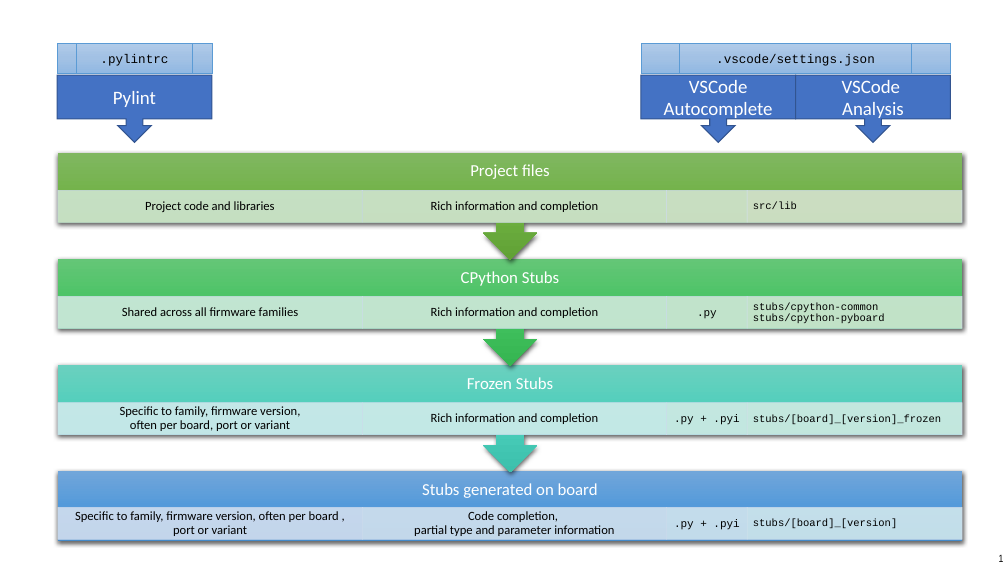
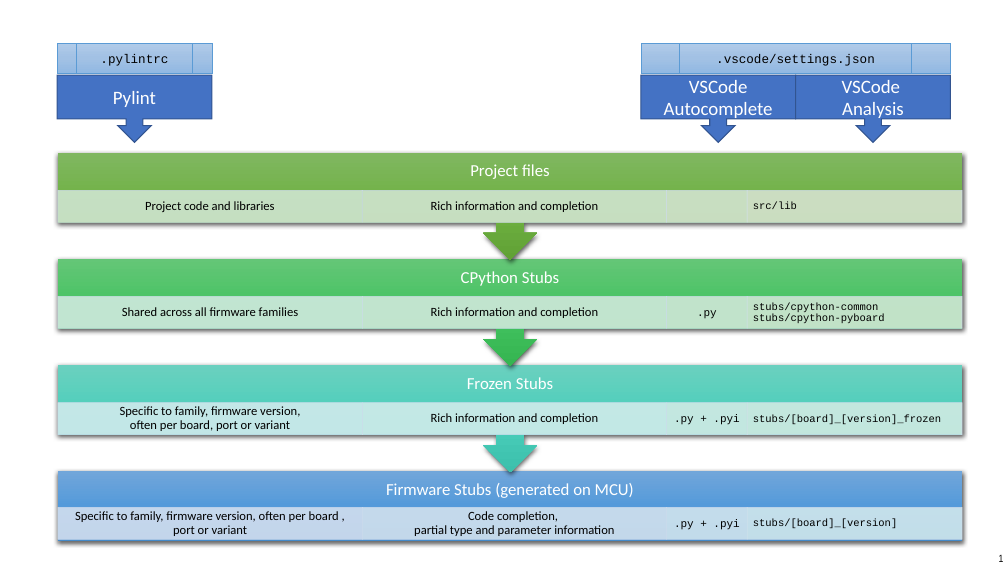
Before and after one commit to Josverl/micropython-stubs, a slide deck: slide 1 of docs/diagrams.pptx. Drawn at 1008x567 pixels with LibreOffice and Linux fonts; fonts in the diff are those of the drawing. Boxes give left, top, right and bottom in pixels: in the first picture for what was removed or moved away, otherwise in the second. Text is boxed around its words. In the diff, an @@ line names an element or a change of style, - is before the commit and + after.

```diff
--- a/docs/diagrams.pptx
+++ b/docs/diagrams.pptx
@@ text at [386,483,634,498]: text changed @@
-Stubs generated on board
+Firmware Stubs (generated on MCU)
```
Also in this commit, not shown: 1 slide added, 4 other files.
